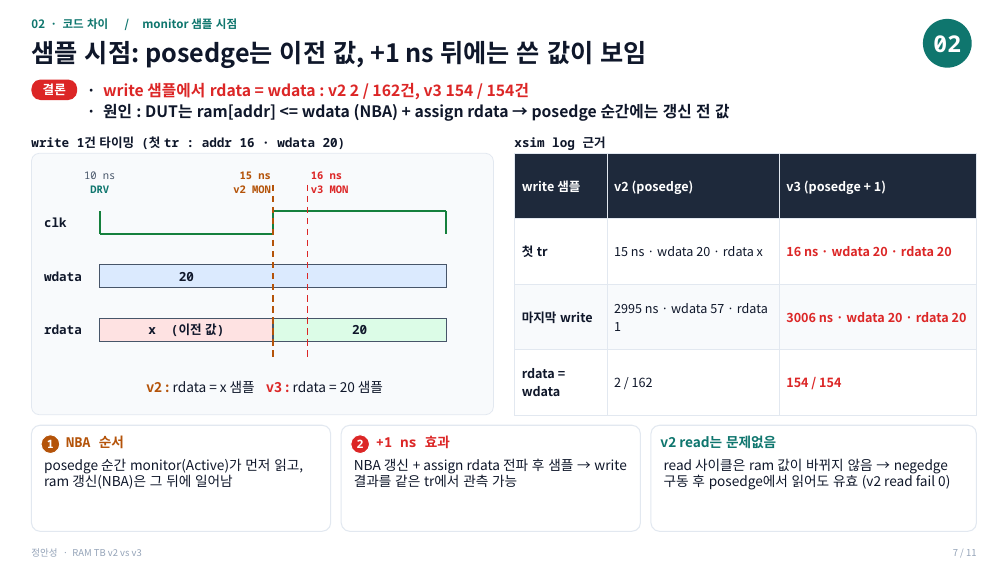
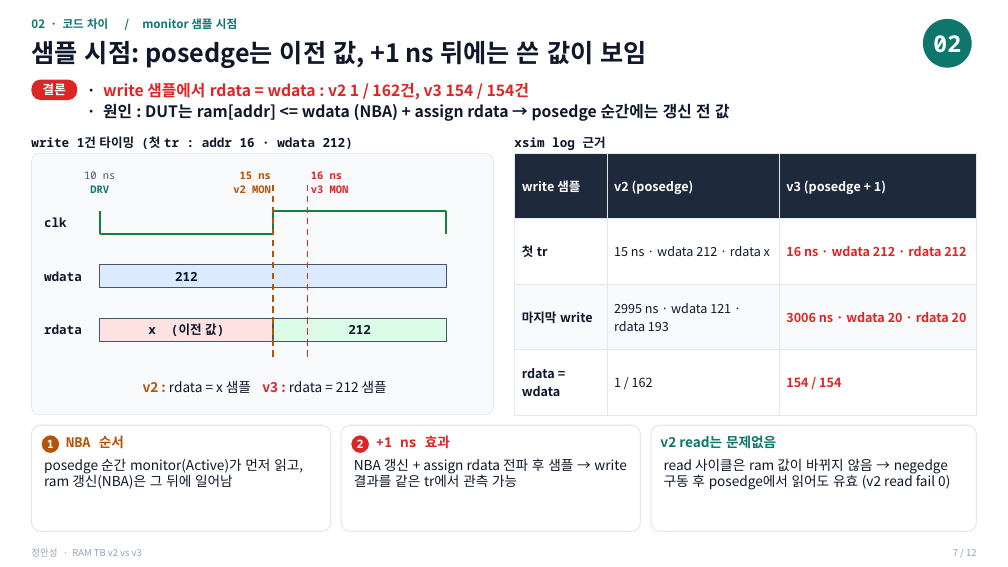
Before and after one commit to kimsacademy1234-max/System_Verilog, a slide deck: slide 7 of homework/verilog/1109_project/HW_ram_v2_v3_정안성.pptx. Drawn at 1008x567 pixels with LibreOffice and Linux fonts; fonts in the diff are those of the drawing. Boxes give left, top, right and bottom in pixels: in the first picture for what was removed or moved away, otherwise in the second. Text is boxed around its words. In the diff, an @@ line names an element or a change of style, - is before the commit and + after.

```diff
--- a/homework/verilog/1109_project/HW_ram_v2_v3_정안성.pptx
+++ b/homework/verilog/1109_project/HW_ram_v2_v3_정안성.pptx
@@ text at bbox=[103, 82, 529, 99]: text changed @@
-· write 샘플에서 rdata = wdata : v2 2 / 162건, v3 154 / 154건
+· write 샘플에서 rdata = wdata : v2 1 / 162건, v3 154 / 154건
@@ text at bbox=[31, 136, 353, 149]: text changed @@
-write 1건 타이밍 (첫 tr : addr 16 · wdata 20)
+write 1건 타이밍 (첫 tr : addr 16 · wdata 212)
@@ table at bbox=[515, 154, 977, 415] @@
-row 2, column 2: 15 ns · wdata 20 · rdata x
+row 2, column 2: 15 ns · wdata 212 · rdata x
-row 2, column 3: 16 ns · wdata 20 · rdata 20
+row 2, column 3: 16 ns · wdata 212 · rdata 212
-row 3, column 2: 2995 ns · wdata 57 · rdata 1
+row 3, column 2: 2995 ns · wdata 121 · rdata 193
-row 4, column 2: 2 / 162
+row 4, column 2: 1 / 162
@@ text at bbox=[175, 272, 198, 281]: text changed @@
-20
+212
@@ text in rectangle at bbox=[348, 325, 371, 334]: text changed @@
-20
+212
@@ text at bbox=[143, 380, 387, 393]: text changed @@
-v2 : rdata = x 샘플 v3 : rdata = 20 샘플
+v2 : rdata = x 샘플 v3 : rdata = 212 샘플
```
Also in this commit, not shown: 10 other slides changed, 1 slide added, 3 other files.
